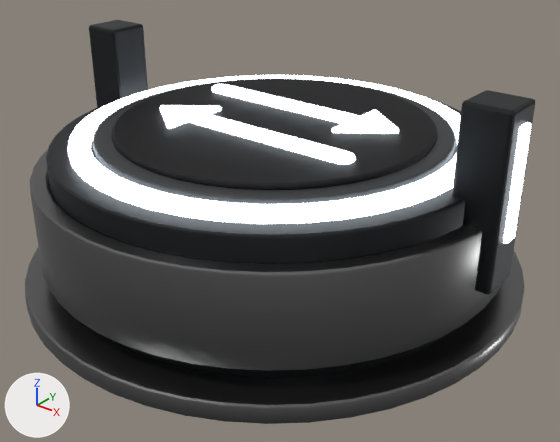
The glTF model assets/kit/Relay_Switch_Hub.glb as it was, and as the next commit left it.
Rendered twice from a 50 mm camera at (3.15, -3.88, 2.84) aimed at (0.13, -0.1, 0.5). Arrows for +X, +Y and +Z are at lower left; the lights stay in place. The picture after the commit comes second. Vertices at exactly the same position are counted once.

Names of what the first picture shows: 'Relay_Switch_Hub'.
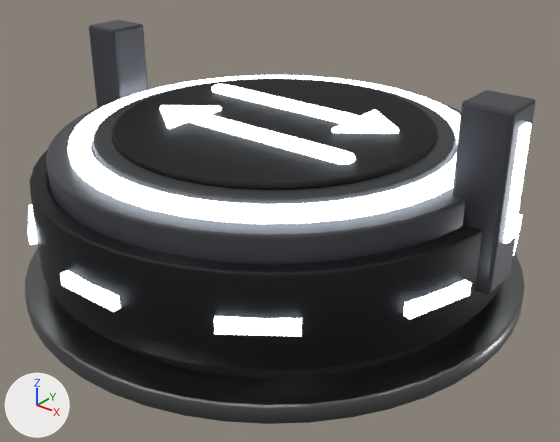
Changed parts and their boxes (x1, y1, x2, y2) in the pictures (560 x 442 px):
```json
{"part": 1, "of": "me_relay_switch_hub", "change": "added", "after": [60, 270, 121, 312]}
{"part": 2, "of": "me_relay_switch_hub", "change": "added", "after": [214, 122, 531, 337]}
{"part": 3, "of": "me_relay_switch_hub", "change": "added", "after": [28, 204, 38, 245]}
{"part": 4, "of": "me_relay_switch_hub", "change": "recoloured", "before": [46, 20, 535, 378], "after": [46, 20, 535, 378], "on screen": "lighter"}
{"part": 5, "of": "me_relay_switch_hub", "change": "recoloured", "before": [30, 149, 502, 371], "after": [30, 149, 502, 371], "on screen": "darker"}
```

The change, as JSON lines over the scene's bpy script:
```json
{"op": "add", "block": "mat_os_shell", "code": ["mat_os_shell = principled_material('OS_Shell')", "mat_os_shell.base_color = (0.075, 0.077, 0.09)  # dark grey #4d4e55", "mat_os_shell.metallic = 0.55", "mat_os_shell.roughness = 0.36"]}
{"block": "me_relay_switch_hub", "where": "# used by ob_relay_switch_hub; location = (0.0, 0.0, 0.0)"}
{"op": "remove", "block": "me_relay_switch_hub", "code": "me_relay_switch_hub.from_pydata(...)  # 3059 vertices, 6038 faces; spans x -1.75..1.75, y -1.75..1.75, z 0.06..1.61"}
{"op": "add", "block": "me_relay_switch_hub", "code": "me_relay_switch_hub.from_pydata(...)  # 3372 vertices, 6624 faces; spans x -1.75..1.75, y -1.75..1.75, z 0.06..1.61"}
{"block": "me_relay_switch_hub", "change": "me_relay_switch_hub part 1: a new loose piece, a box spanning x -0.225..0.225, y -1.66..-1.61, z 0.57..0.65, in mat_os_light (white #d4dde5, glowing white #edf6ff)"}
{"block": "me_relay_switch_hub", "change": "me_relay_switch_hub part 2: 44 vertices added at x 0.76..1.71, y -1.48..1.48, z 0.57..1.51"}
{"block": "me_relay_switch_hub", "change": "me_relay_switch_hub part 3: 35 vertices added at x -1.71..-0.76, y -1.48..1.48, z 0.57..0.83"}
{"block": "me_relay_switch_hub", "change": "me_relay_switch_hub part 4: 788 faces spanning x -1.7..1.7, y -1.5..1.5, z 0.16..1.61 switch from mat_os_dark (dark grey #2c2e30) to mat_os_shell (dark grey #4d4e55)"}
{"block": "me_relay_switch_hub", "change": "me_relay_switch_hub part 5: 1152 faces spanning x -1.62..1.62, y -1.62..1.62, z 0.31..0.91 switch from mat_os_steel (grey #7c7c7c) to mat_os_dark (dark grey #2c2e30)"}
{"block": "me_relay_switch_hub", "change": "other edits to the shape of me_relay_switch_hub do not show in these pictures"}
```
